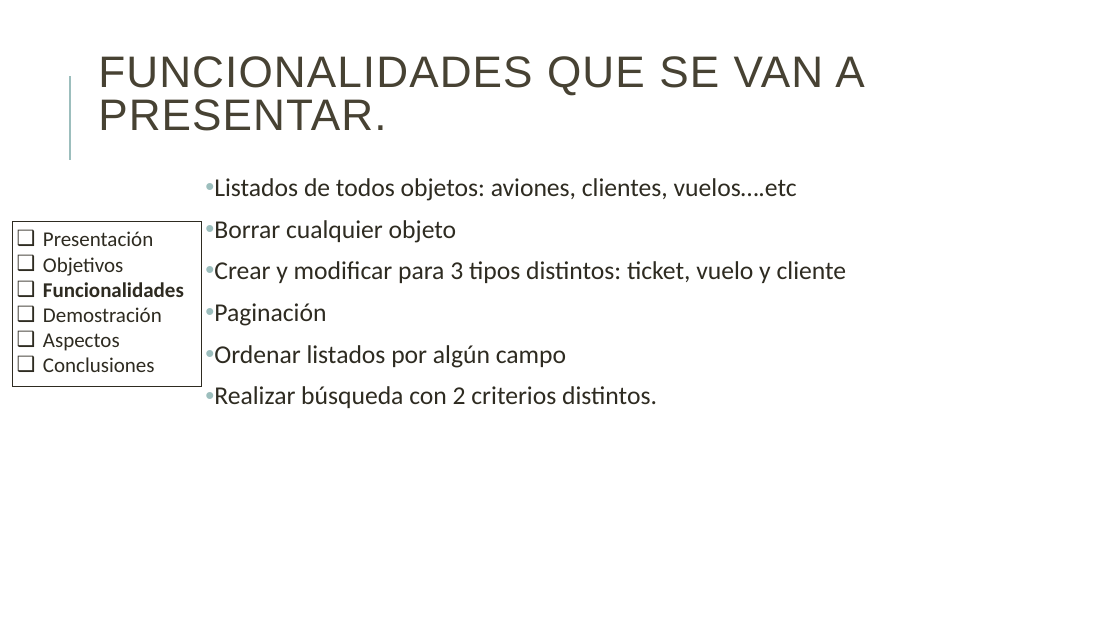
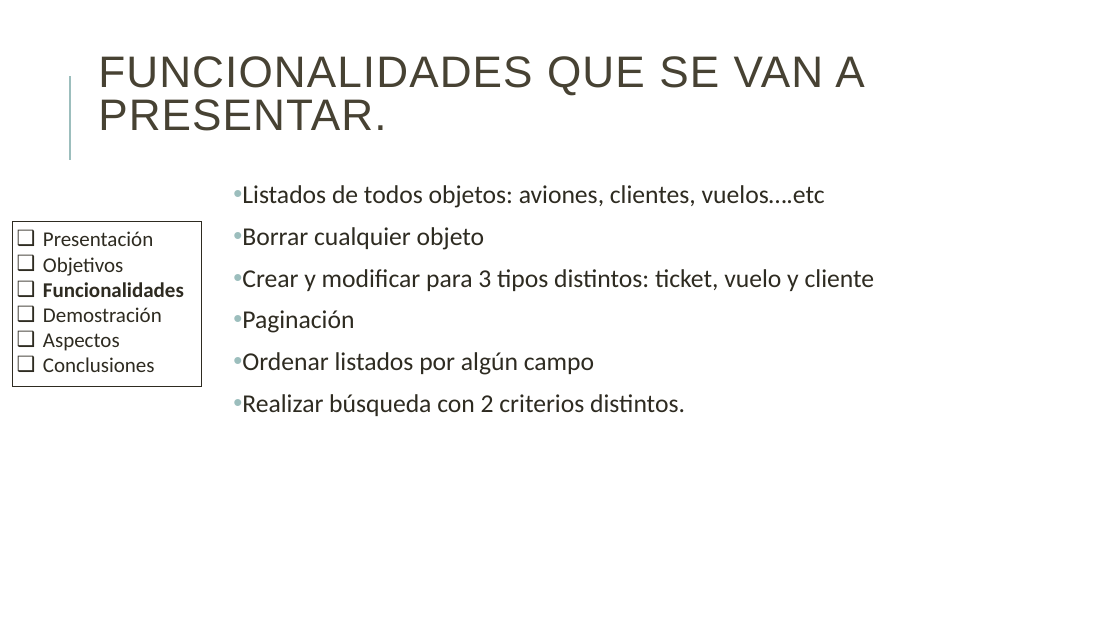
Before and after one commit to danielallhoff/M17-G4-AirDSS, a slide deck: slide 5 of AIRDSS.pptx. Drawn at 1120x630 pixels with LibreOffice and Linux fonts; fonts in the diff are those of the drawing. Boxes give left, top, right and bottom in pixels: in the first picture for what was removed or moved away, otherwise in the second. Text is boxed around its words. In the diff, an @@ line names an element or a change of style, - is before the commit and + after.

```diff
--- a/AIRDSS.pptx
+++ b/AIRDSS.pptx
@@ text "Listados de todos objetos: aviones, ...": place and size @@
-text "Listados de todos objetos: aviones, ..." at bbox=[214, 178, 847, 408]
+text "Listados de todos objetos: aviones, ..." at bbox=[242, 185, 875, 416]
```
Also in this commit, not shown: 3 other slides changed, 2 other files.
